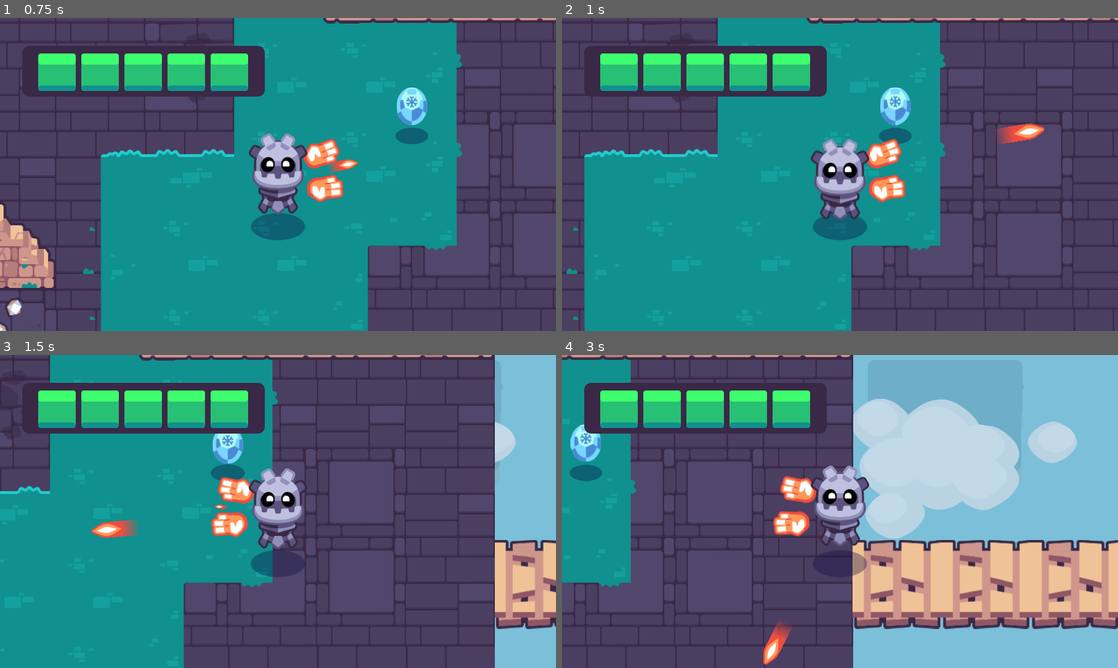
Above: before the commit, frames 1-4 (two rows, left to right).
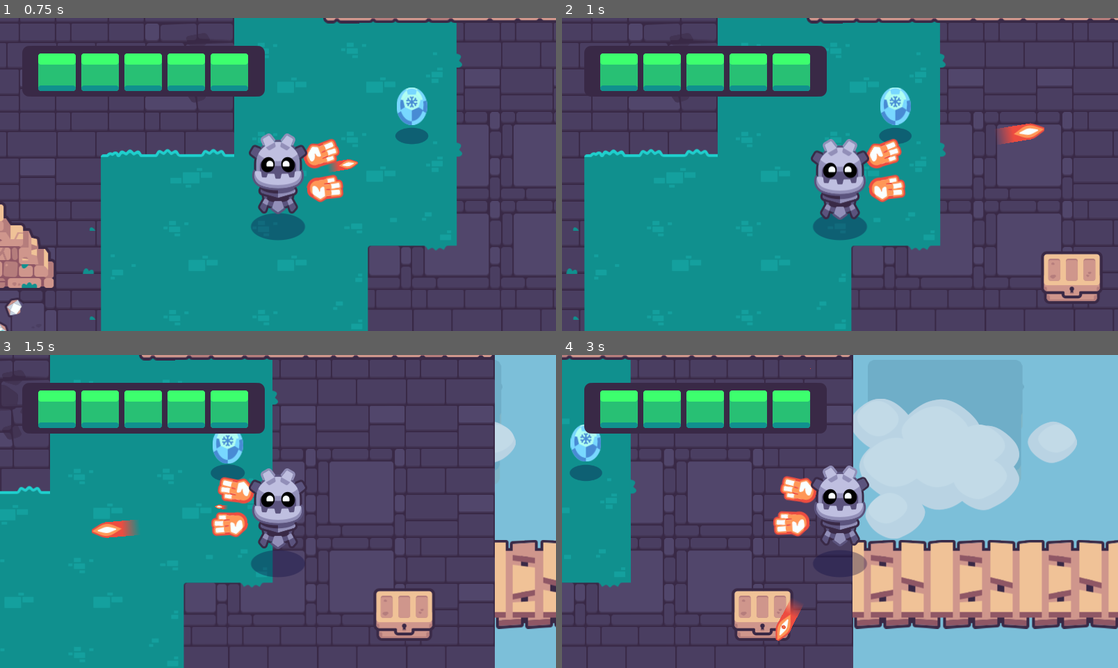
Above: after the commit, the same moments.

Repository: TDMXFFTF/2d-GameDev-Course
Game: Godot game, scene res://completed_project.tscn
Two runs of this game, one before a commit and one after it. Both use one fixed random seed, a clock stepped at 60 frames per second and the inputs below. Sound files missing from this copy of the repository are replaced by a short silence.
Inputs (mouse positions are in pixels of both pictures, inside the frame that each line leads up to):
- Up to frame 1 (0.75 s): tap Enter at 0.5 s; move the mouse to (400, 158) at 0.52 s; hold D (move_right) from 0.53 s (still down); hold Mouse wheel down (cycle_weapon_down) from 0.53 s (still down); click (400, 158) at 0.67 s
- Up to frame 2 (1 s): keep holding D (move_right); keep holding Mouse wheel down (cycle_weapon_down)
- Up to frame 3 (1.5 s): release D (move_right) at 1.25 s; release Mouse wheel down (cycle_weapon_down) at 1.25 s; drag from (166, 527) to (250, 452) at 1.27 s
- Up to frame 4 (3 s): move the mouse to (895, 442) at 2.02 s; press the mouse at (895, 442) at 2.03 s; hold D (move_right) 2.03-2.75 s; release the mouse at (895, 442) at 2.75 s; drag from (812, 574) to (745, 370) at 2.77 s

Frame 1 is identical in both runs. In frame 2, 1.7% of the frame differs, in the area x 86-98%, y 74-92%; in frame 3, 1.7%; in frame 4, 2.0%, in the area x 30-44%, y 74-100%.

Commit message:
Add a chest that spawns pickups

Diff:
--- a/02.getting-to-know-godot/levels/rooms/chests/chest.gd
+++ b/02.getting-to-know-godot/levels/rooms/chests/chest.gd
@@ -11,7 +11,7 @@
 
 func loot() -> void:
 	_animation_player.play("open")
-
+	create_pickup()
 
 func create_pickup() -> void:
 	var loot_instance = LOOT_SCENES[randi() % LOOT_SCENES.size()].instantiate()
--- a/02.getting-to-know-godot/levels/rooms/room_a.tscn
+++ b/02.getting-to-know-godot/levels/rooms/room_a.tscn
@@ -1,6 +1,7 @@
-[gd_scene load_steps=2 format=3 uid="uid://cu2rb5dl4ljte"]
+[gd_scene load_steps=3 format=3 uid="uid://cu2rb5dl4ljte"]
 
 [ext_resource type="PackedScene" uid="uid://bupkynq73ufaa" path="res://levels/base_room.tscn" id="1_plgur"]
+[ext_resource type="PackedScene" uid="uid://cl1xkaij81jjs" path="res://levels/rooms/chests/chest.tscn" id="2_ojml0"]
 
 [node name="RoomA" instance=ExtResource("1_plgur")]
 rotation = -0.00114604
@@ -13,3 +14,6 @@
 
 [node name="InvisibleWalls" parent="." index="1"]
 layer_0/tile_data = PackedInt32Array(-65532, 0, 0, -65529, 0, 0, -65528, 0, 0, -65527, 0, 0, 11, 0, 0, 65547, 0, 0, 131 …(723 unchanged characters)…
+
+[node name="Chest" parent="." index="2" instance=ExtResource("2_ojml0")]
+position = Vector2(1277.3, 614.464)
Not shown, changed: 02.getting-to-know-godot/godot_tours.log-S18zEQ
